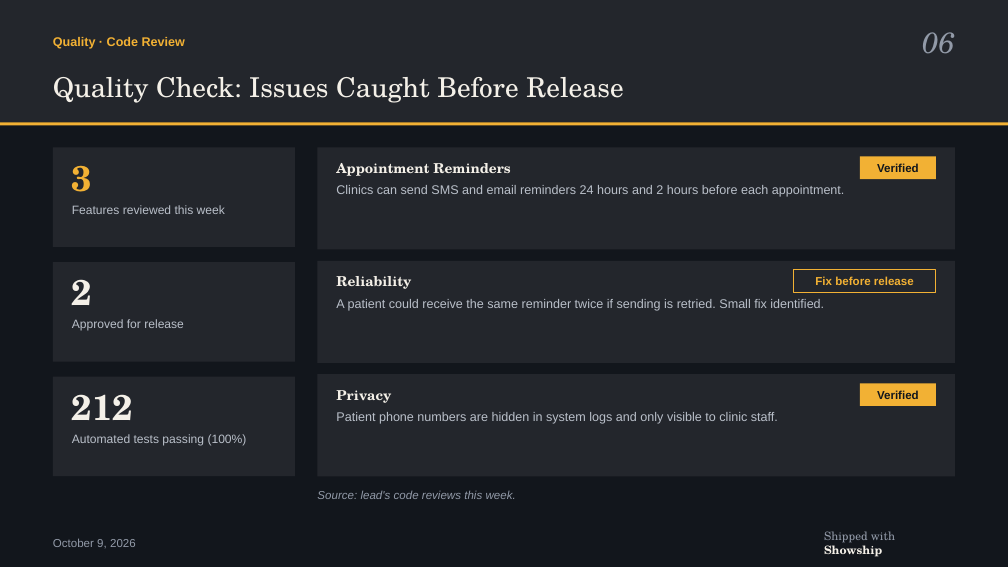
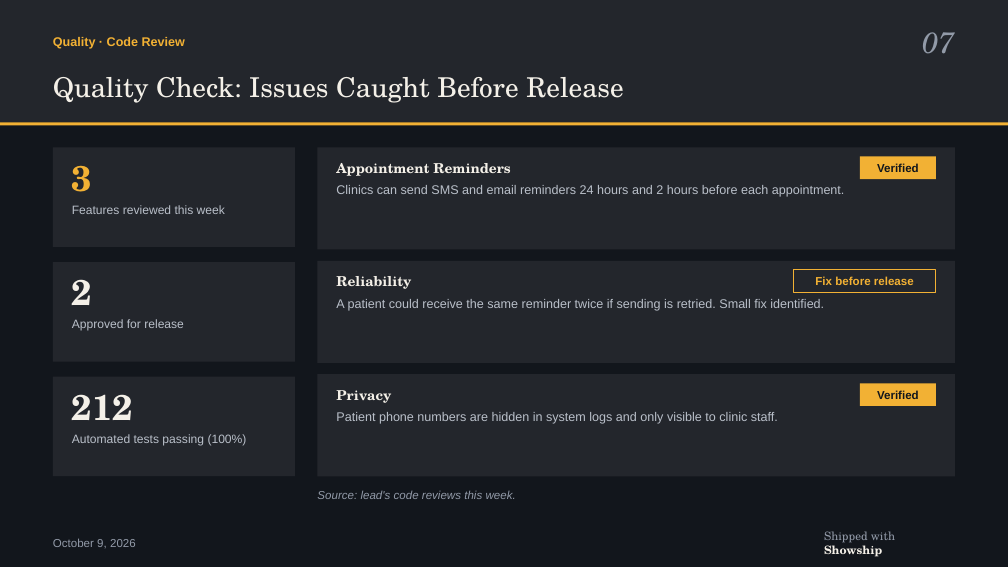
Before and after one commit to Showship/showship.github.io, a slide deck: slide 7 of src/assets/downloads/example-deck-ember.pptx (slide 6 before the commit). Drawn at 1008x567 pixels with LibreOffice and Linux fonts; fonts in the diff are those of the drawing; background and template pictures are left out. Boxes give left, top, right and bottom in pixels: in the first picture for what was removed or moved away, otherwise in the second. Text is boxed around its words. In the diff, an @@ line names an element or a change of style, - is before the commit and + after.

```diff
--- a/src/assets/downloads/example-deck-ember.pptx
+++ b/src/assets/downloads/example-deck-ember.pptx
@@ text at box(922, 32, 955, 54): text changed @@
-06
+07
```
Also in this commit, not shown: 4 other slides changed, 1 slide added, 23 other files.
